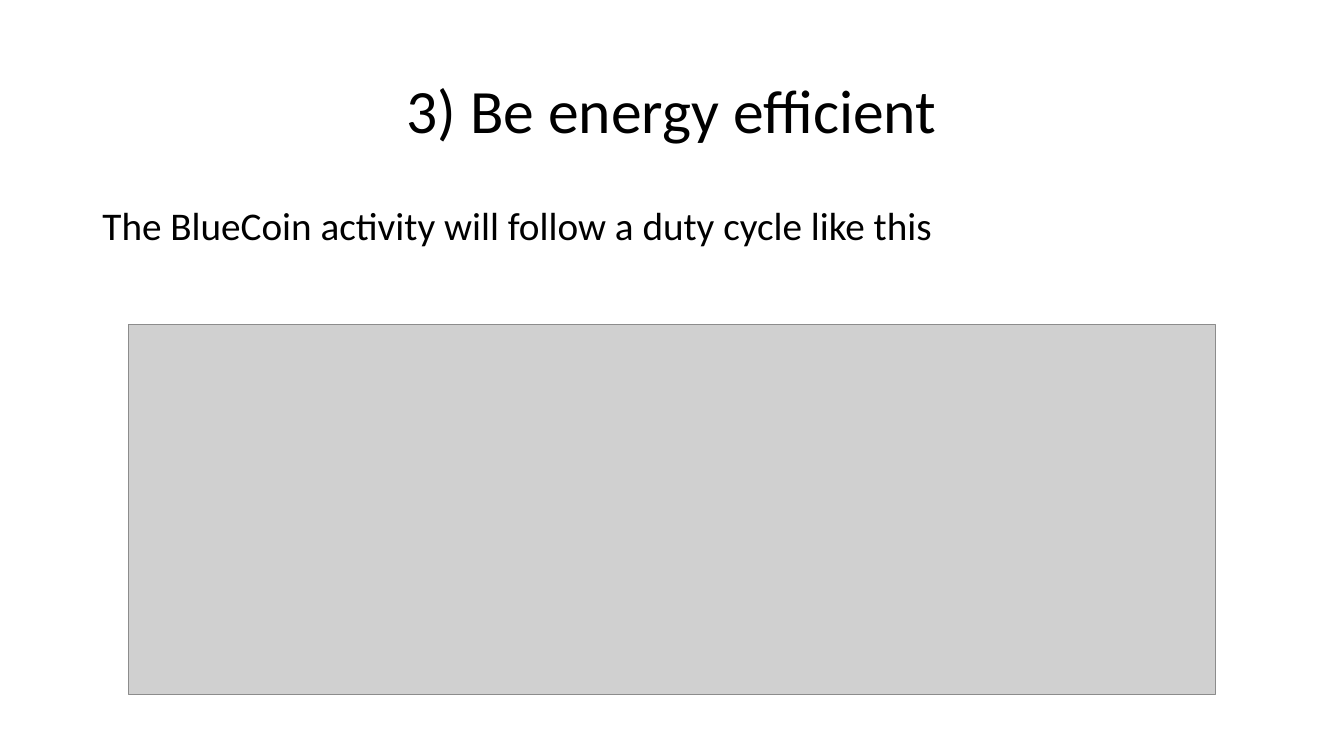
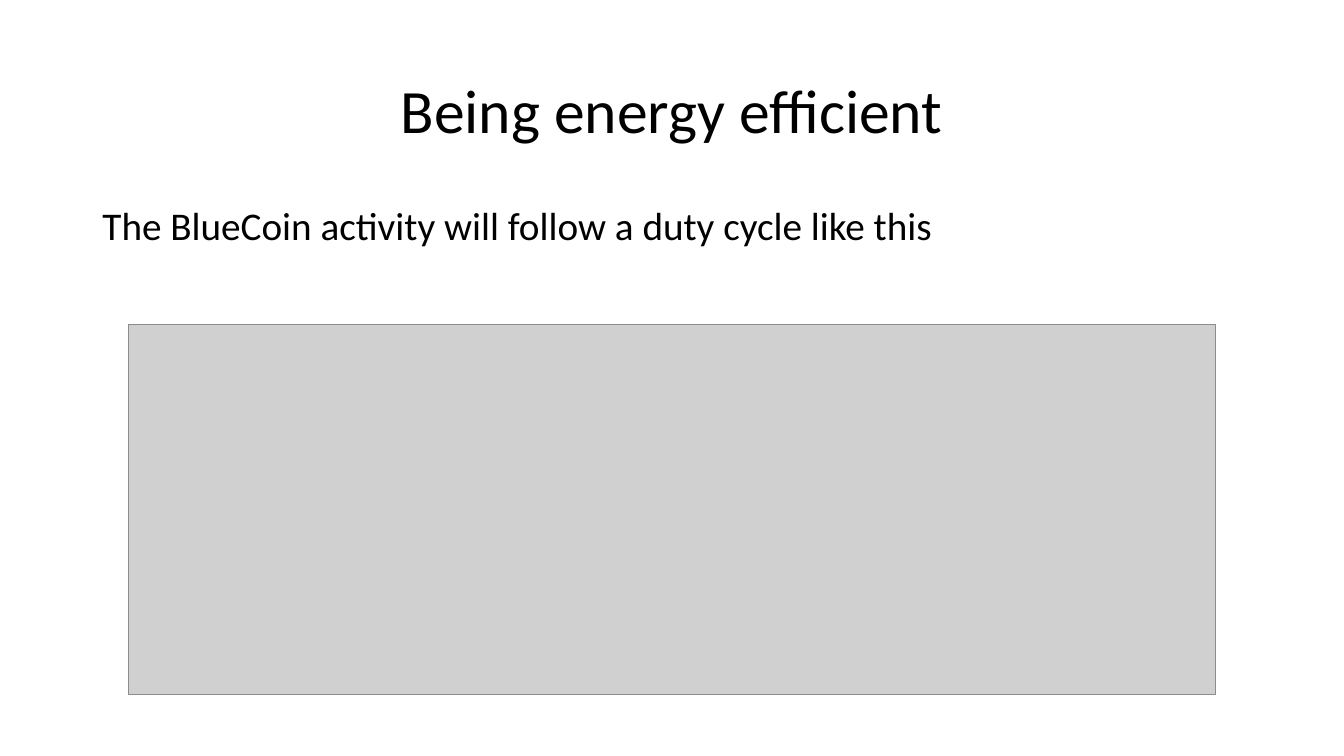
Before and after one commit to urzino/FanMonitoringBlueCoin, a slide deck: slide 8 of Pervasive_presentation_Milestone1_group8.pptx (slide 7 before the commit). Drawn at 1344x756 pixels with LibreOffice and Linux fonts; fonts in the diff are those of the drawing; grey boxes stand for pictures. Boxes give left, top, right and bottom in pixels: in the first picture for what was removed or moved away, otherwise in the second. Text is boxed around its words. In the diff, an @@ line names an element or a change of style, - is before the commit and + after.

```diff
--- a/Pervasive_presentation_Milestone1_group8.pptx
+++ b/Pervasive_presentation_Milestone1_group8.pptx
@@ title at box(401, 90, 942, 144): text changed @@
-3) Be energy efficient
+Being energy efficient
```
Also in this commit, not shown: 7 other slides changed, 1 slide added.
